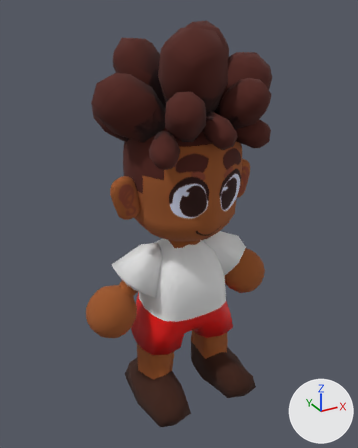
Before and after pictures for a commit that changed the Blender file Assets/3DModels/Mumbucas/MumbuquinhaModel.blend.
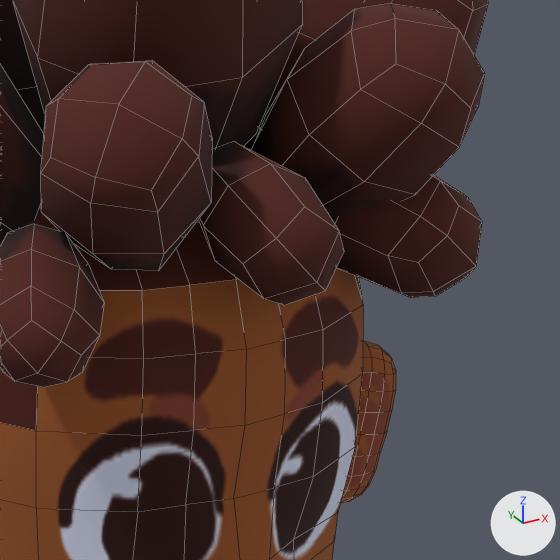
Each version is shown whole from a camera (50 mm lens) standing at (-1.82, -3.14, 3.09) and looking at (-0.06, 0.07, 1.49), then close up on the part from 43% to 81% of the width and 17% to 47% of the height. Arrows for +X, +Y and +Z are at lower right; the lights stay in place. The close-ups show mesh edges as thin lines.

Names of what the first close-up shows: 'Cabelo', 'CabeloCor'.
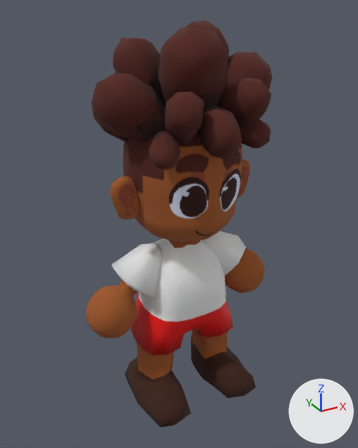
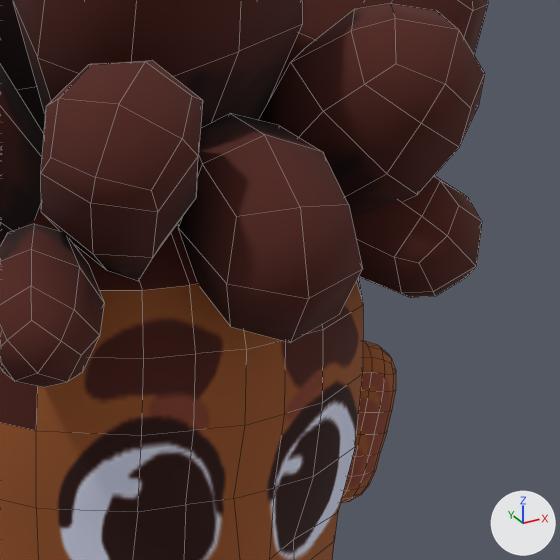
The change, as a list of edits to the scene's bpy script:
```text
Change me_cube_057:
    used by ob_cabelo; location = (0.0, 0.0, 0.0)
    remove me_cube_057.from_pydata(...)  # 530 vertices, 496 faces; spans x -0.74..0.64, y -0.564..0.75, z 2.041..2.999
    add me_cube_057.from_pydata(...)  # 530 vertices, 496 faces; spans x -0.74..0.64, y -0.63..0.75, z 2.041..2.999
    me_cube_057 part 1: the loose piece of 26 vertices spanning x -0.132..0.078, y -0.564..-0.235, z 2.222..2.459 is turned 41.3 degrees about the y axis through its middle and scaled by 1.4, then moved by (-0.006, 0.0, 0.0)
    me_cube_057 part 2: 37 of 530 vertices moved; they spanned x -0.246..0.249, y -0.48..-0.163, z 2.218..2.562 and now span x -0.27..0.253, y -0.483..-0.123, z 2.217..2.6; mean shift (0.0, 0.012, 0.006); largest move (-0.126, -0.232, 2.404) -> (-0.154, -0.185, 2.419)
```

Where the change shows, as pixel boxes [x1, y1, x2, y2] in the close-ups (560 x 560 px; the box of a moved part takes in the faces that stretch with it):
part 1 of me_cube_057, moved or reshaped
    before: [198, 141, 344, 305]
    after: [178, 113, 363, 343]
part 2 of me_cube_057, moved or reshaped
    both: [38, 0, 476, 295]
